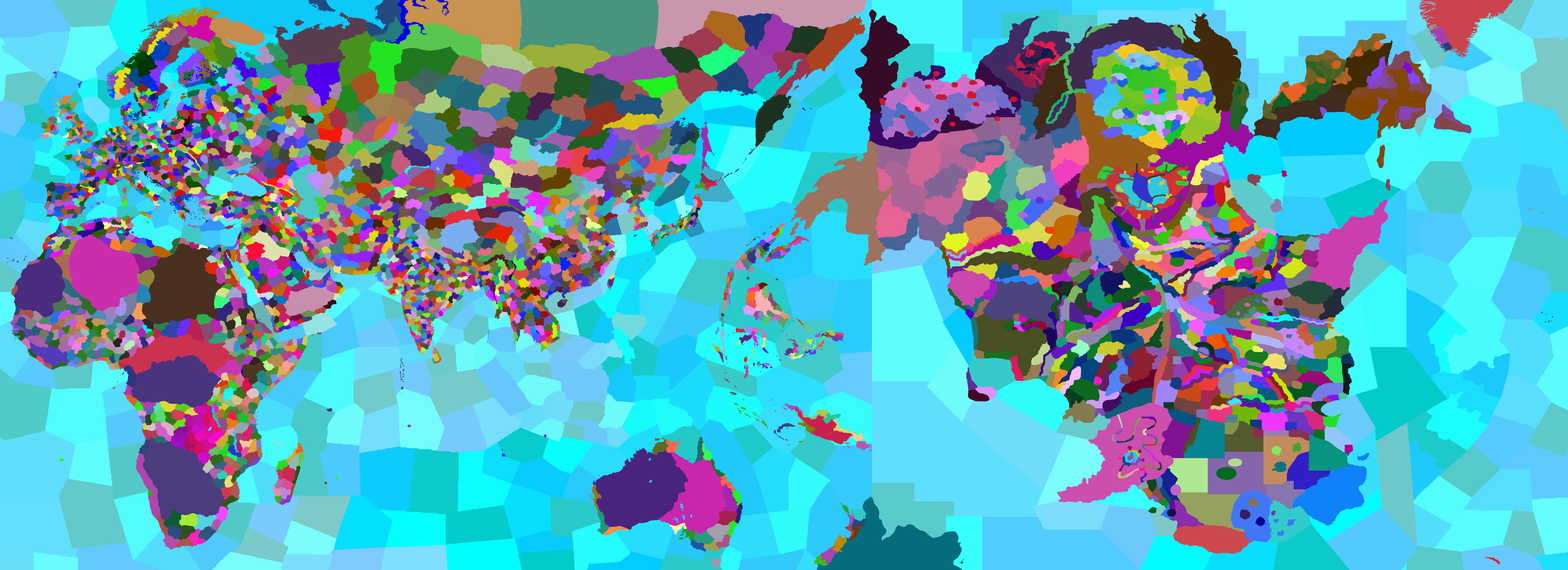
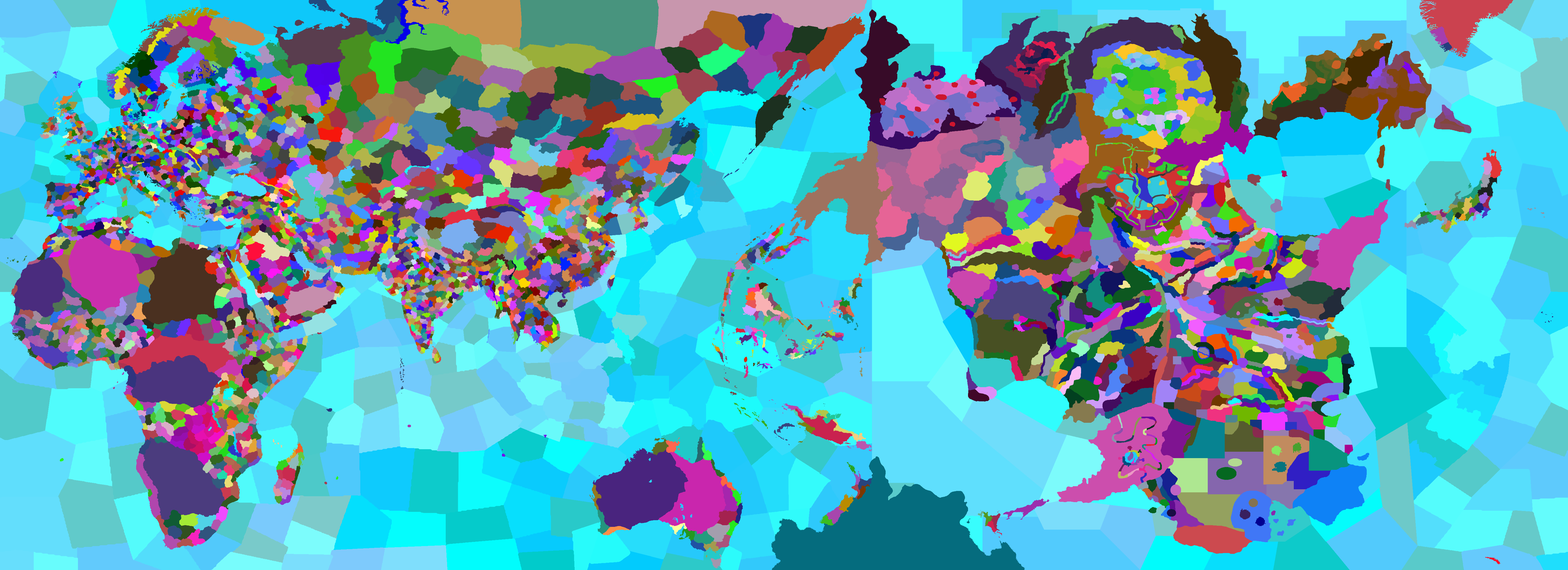
The second 1568 × 570 image is a revision of the first. Changes to its layers:
painted on "provinces.bmp" over box(633, 119, 1503, 570)
